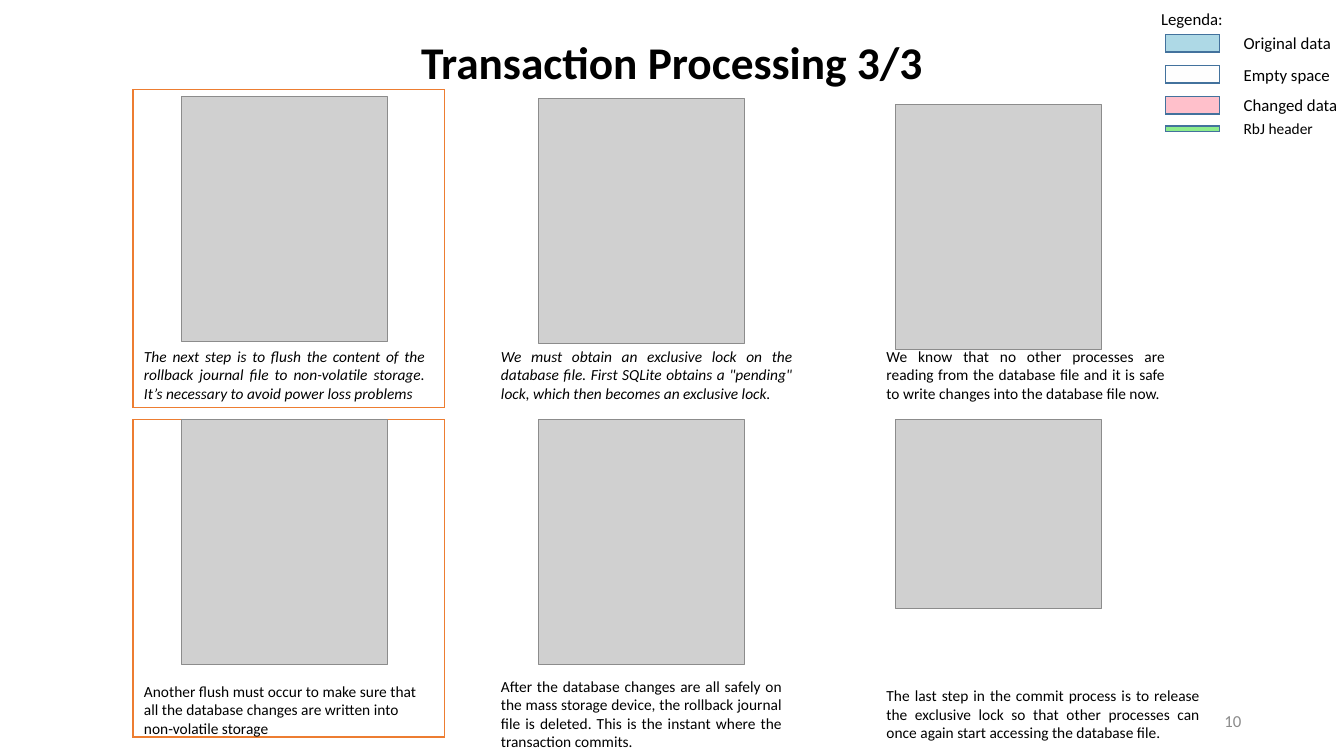
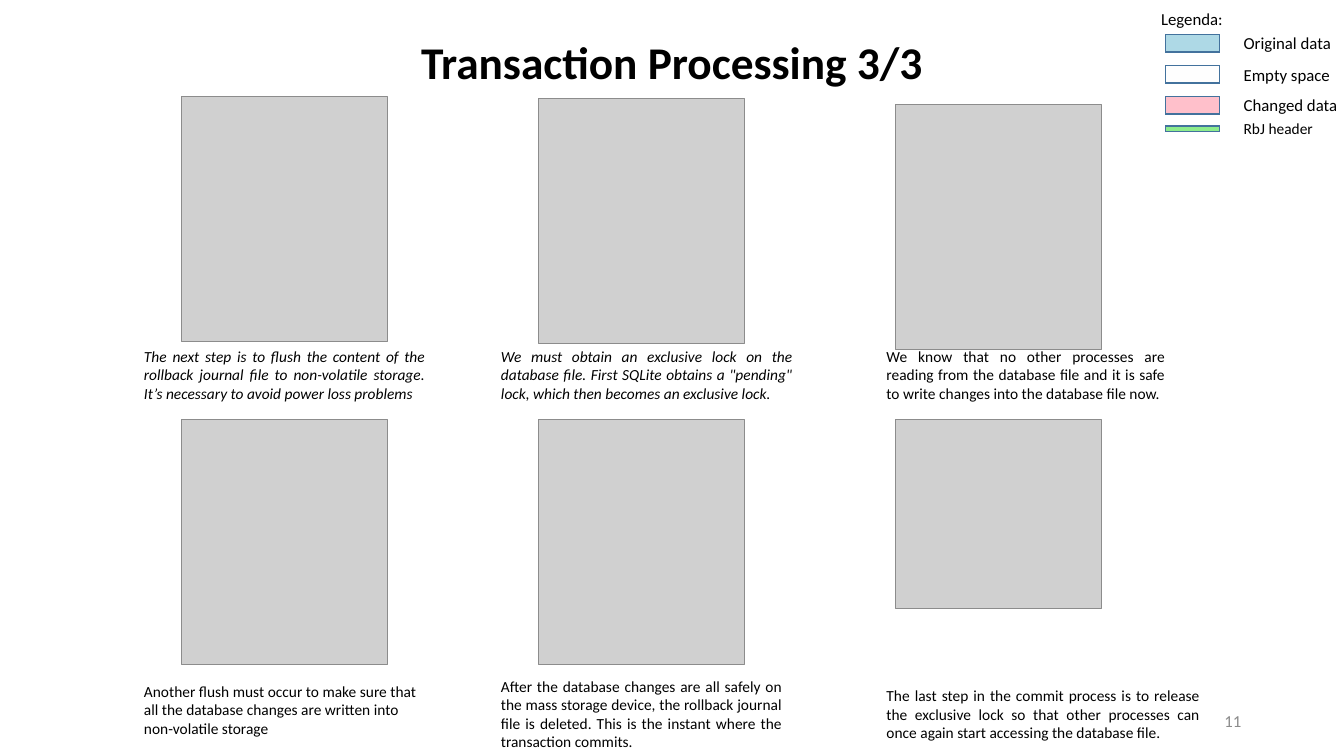
Before and after one commit to AntonioPirani/SQLiteProject, a slide deck: slide 11 of Presentation.pptx (slide 10 before the commit). Drawn at 1344x756 pixels with LibreOffice and Linux fonts; fonts in the diff are those of the drawing; grey boxes stand for pictures. Boxes give left, top, right and bottom in pixels: in the first picture for what was removed or moved away, otherwise in the second. Text is boxed around its words. In the diff, an @@ line names an element or a change of style, - is before the commit and + after.

```diff
--- a/Presentation.pptx
+++ b/Presentation.pptx
@@ rectangle removed at (133, 90, 445, 407) @@
@@ rectangle removed at (133, 419, 445, 737) @@
@@ page number at (1224, 716, 1241, 727): text changed @@
-10
+11
```
Also in this commit, not shown: 3 other slides changed, 1 slide added, 1 other file.
